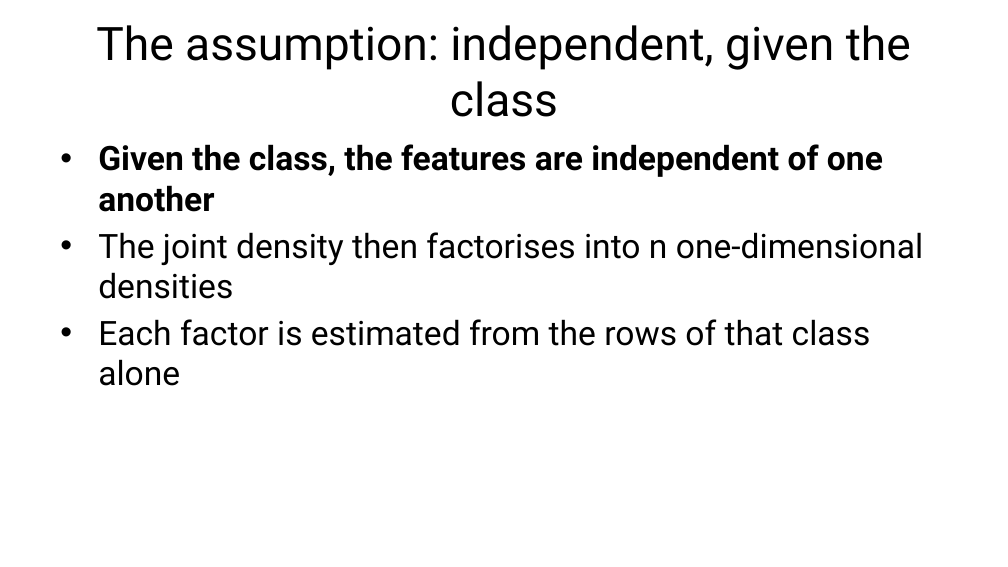
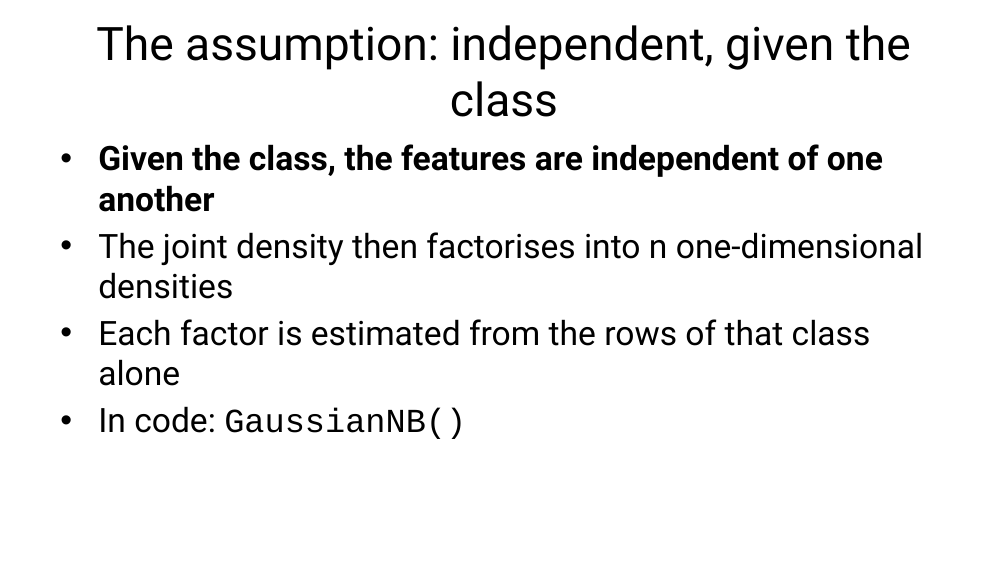
Before and after one commit to fabioantonini/technologies-for-artificial-intelligence, a slide deck: slide 27 of Lessons/06_knn_naive_bayes_svm/Slides/knn_naive_bayes_svm_slides.pptx. Drawn at 1008x567 pixels with LibreOffice and Linux fonts; fonts in the diff are those of the drawing; background and template pictures are left out. Boxes give left, top, right and bottom in pixels: in the first picture for what was removed or moved away, otherwise in the second. Text is boxed around its words. In the diff, an @@ line names an element or a change of style, - is before the commit and + after.

```diff
--- a/Lessons/06_knn_naive_bayes_svm/Slides/knn_naive_bayes_svm_slides.pptx
+++ b/Lessons/06_knn_naive_bayes_svm/Slides/knn_naive_bayes_svm_slides.pptx
@@ text at (x1=98, y1=406, x2=466, y2=439): paragraph added @@
+• In code: GaussianNB()
```
Also in this commit, not shown: 7 other slides changed, 1 slide added, 1 slide removed, 9 other files.
